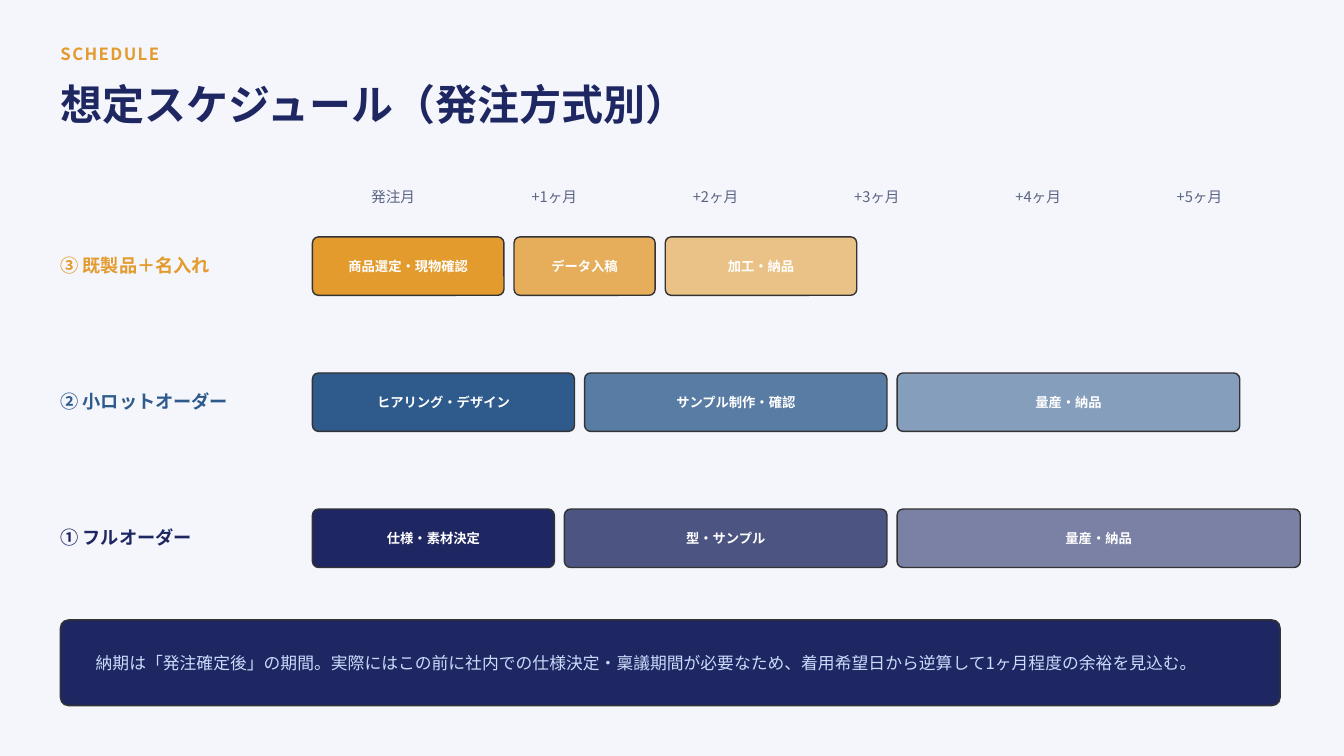
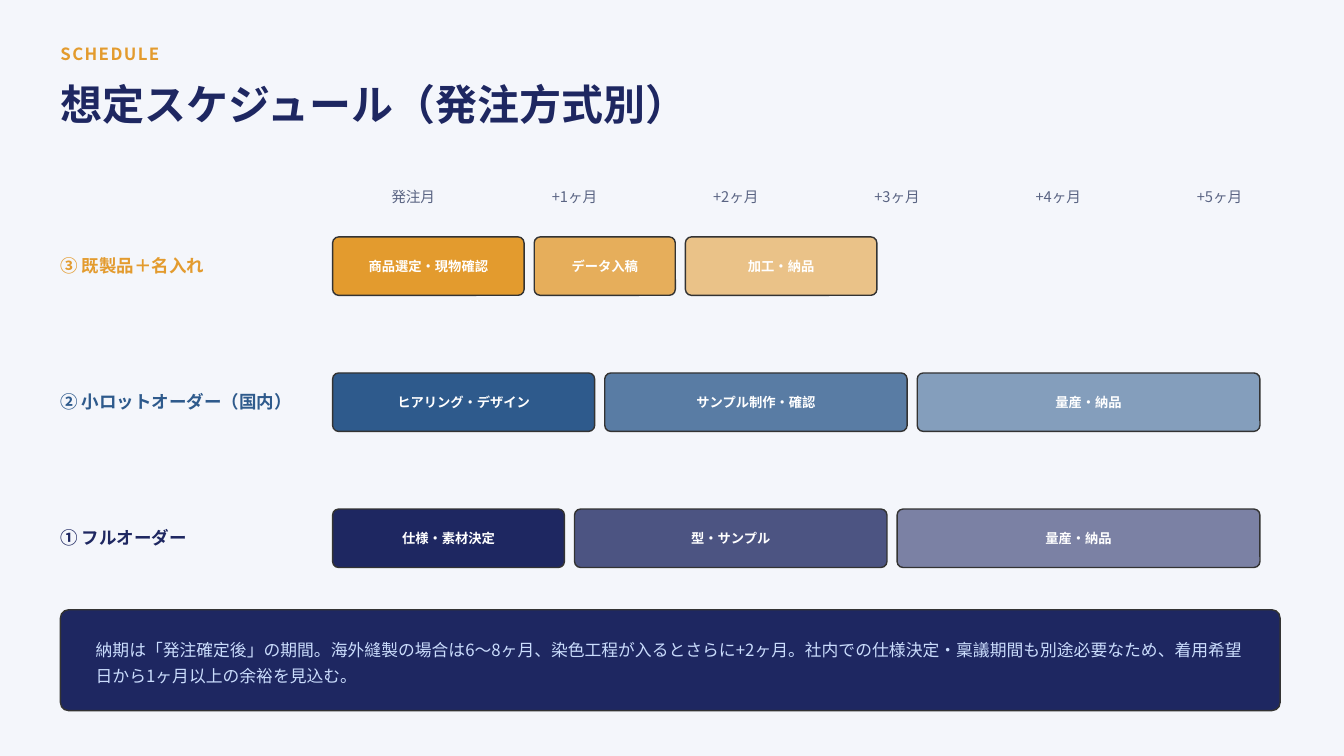
Before and after one commit to sou16hattori-rgb/claudecode_test, a slide deck: slide 10 of docs/工場ユニフォーム検討資料.pptx. Drawn at 1344x756 pixels with LibreOffice and Linux fonts; fonts in the diff are those of the drawing. Boxes give left, top, right and bottom in pixels: in the first picture for what was removed or moved away, otherwise in the second. Text is boxed around its words. In the diff, an @@ line names an element or a change of style, - is before the commit and + after.

```diff
--- a/docs/工場ユニフォーム検討資料.pptx
+++ b/docs/工場ユニフォーム検討資料.pptx
@@ text "③ 既製品＋名入れ" at (60,257,204,274): size 13 to 12.5 pt @@
@@ 12 texts, 6 rounded rectangles: place and size @@
-12 texts, 6 rounded rectangles at (313,190,1240,432)
+12 texts, 6 rounded rectangles at (333,190,1260,432)
@@ text at (60,393,292,410): text changed; size 13 to 12.5 pt @@
-② 小ロットオーダー
+② 小ロットオーダー（国内）
@@ text "① フルオーダー" at (60,529,187,546): size 13 to 12.5 pt @@
@@ text "仕様・素材決定": place and size @@
-text "仕様・素材決定" at (387,531,480,545)
+text "仕様・素材決定" at (402,531,495,545)
@@ rounded rectangle: place and size @@
-rounded rectangle at (313,509,555,568)
+rounded rectangle at (333,509,565,568)
@@ text "型・サンプル": place and size @@
-text "型・サンプル" at (686,532,765,544)
+text "型・サンプル" at (691,532,770,544)
@@ rounded rectangle: place and size @@
-rounded rectangle at (565,509,887,568)
+rounded rectangle at (575,509,887,568)
@@ text "量産・納品": place and size @@
-text "量産・納品" at (1065,532,1131,544)
+text "量産・納品" at (1045,532,1111,544)
@@ rounded rectangle: place and size @@
-rounded rectangle at (897,509,1301,568)
+rounded rectangle at (897,509,1260,568)
@@ rounded rectangle: place and size @@
-rounded rectangle at (60,620,1280,706)
+rounded rectangle at (60,610,1280,711)
@@ rounded rectangle at (60,610,1280,711): proportions changed @@
@@ text at (96,642,1242,684): text changed @@
-納期は「発注確定後」の期間。実際にはこの前に社内での仕様決定・稟議期間が必要なため、着用希望日から逆算して1ヶ月程度の余裕を見込む。
+納期は「発注確定後」の期間。海外縫製の場合は6〜8ヶ月、染色工程が入るとさらに+2ヶ月。社内での仕様決定・稟議期間も別途必要なため、着用希望日から1ヶ月以上の余裕を見込む。
```
Also in this commit, not shown: 6 other slides changed, 1 slide added, 2 other files.
